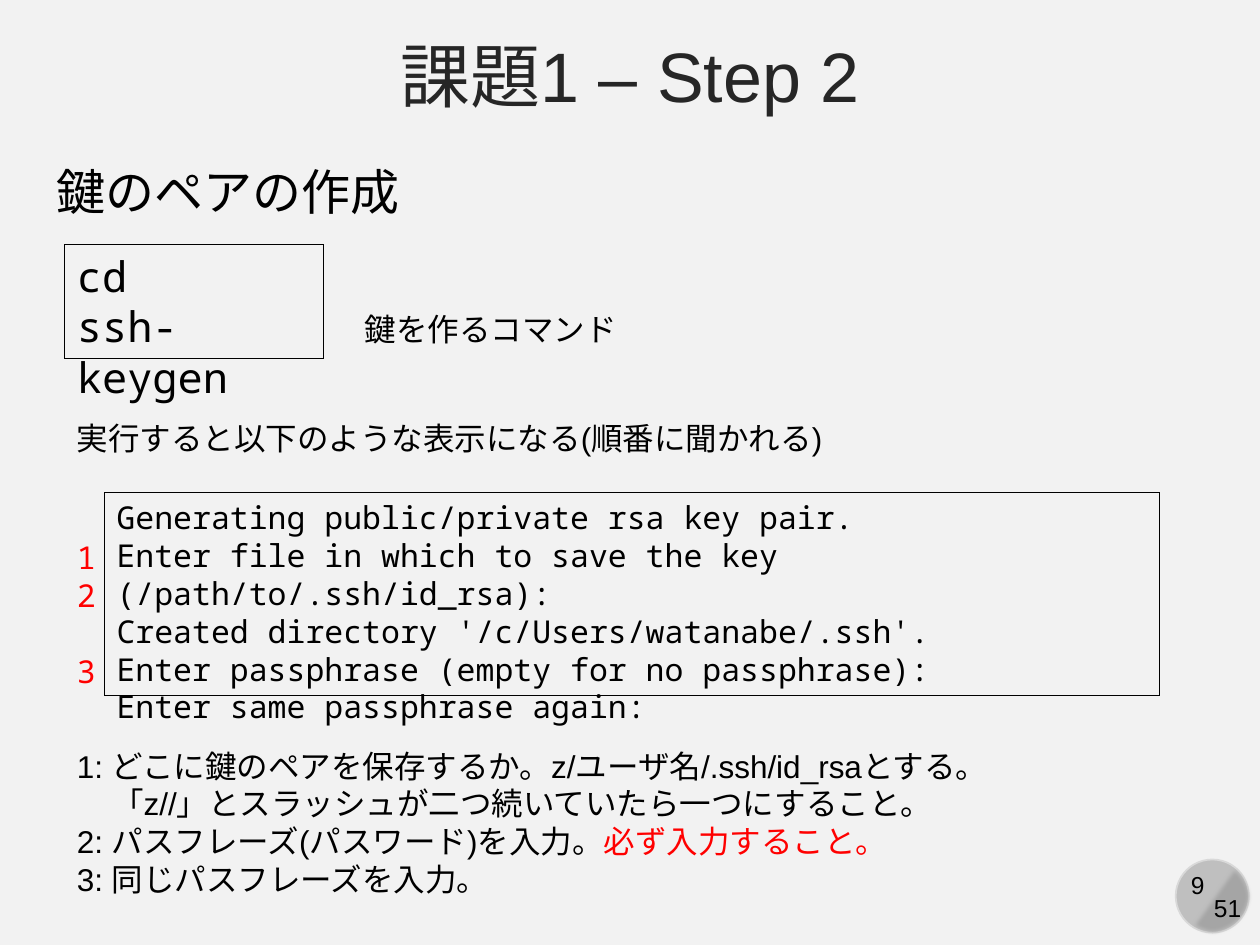
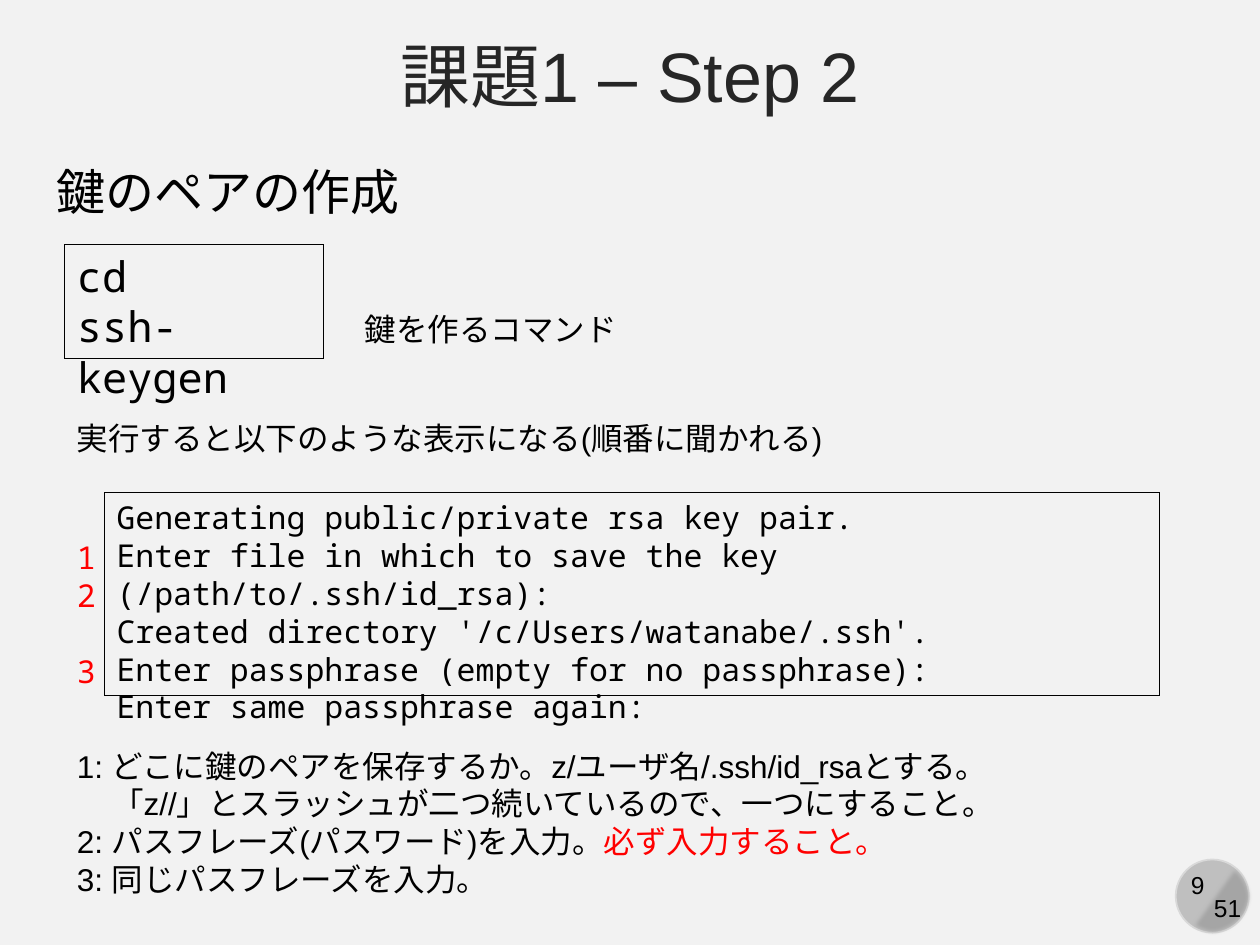
Before and after one commit to kaityo256/github, a slide deck: slide 9 of practice_github_basic/fig/slide.pptx. Drawn at 1260x945 pixels with LibreOffice and Linux fonts; fonts in the diff are those of the drawing. Boxes give left, top, right and bottom in pixels: in the first picture for what was removed or moved away, otherwise in the second. Text is boxed around its words. In the diff, an @@ line names an element or a change of style, - is before the commit and + after.

```diff
--- a/practice_github_basic/fig/slide.pptx
+++ b/practice_github_basic/fig/slide.pptx
@@ text at [112, 783, 994, 818]: text changed @@
-「z//」とスラッシュが二つ続いていたら一つにすること。
+「z//」とスラッシュが二つ続いているので、一つにすること。
```
Also in this commit, not shown: 10 other slides changed, 4 slides added, 2 slides removed, 1 other file.
